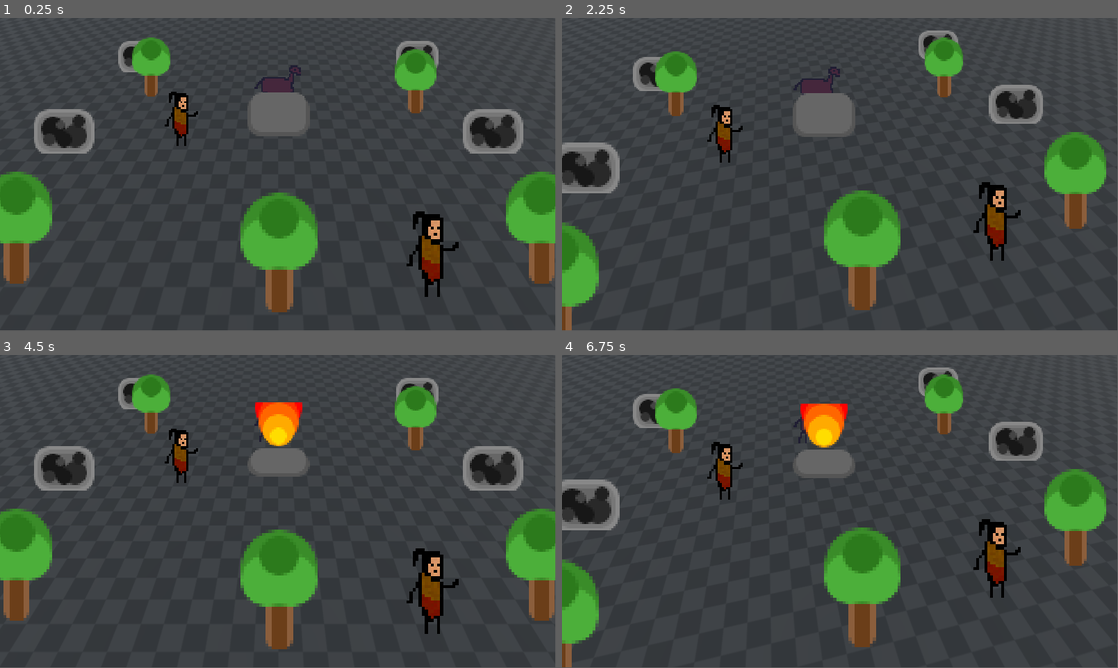
Above: before the commit, frames 1-4 (two rows, left to right).
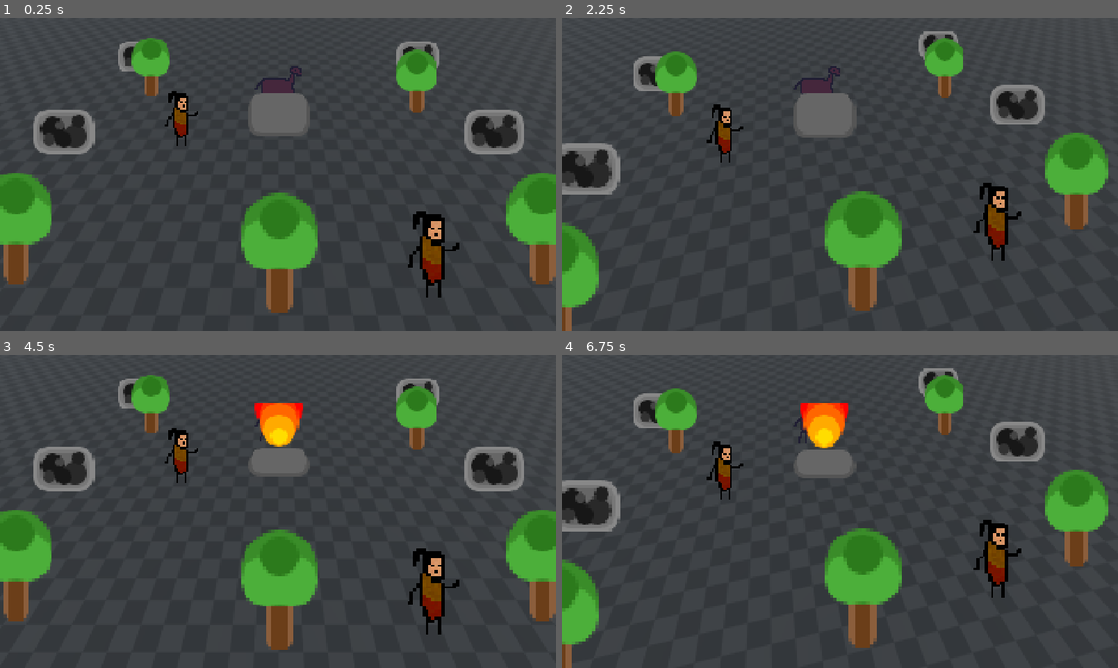
Above: after the commit, the same moments.

Repository: EnesBaytekin/har
Game: Godot game, scene res://scenes/test/test_scene.tscn
The game is run twice, just before and just after one commit, with the same random seed, the same clock (stepped at 60 frames per second) and the same inputs.
Inputs:
- Up to frame 1 (0.25 s): no input
- Up to frame 2 (2.25 s): tap Enter at 0.5, 0.6, 1.35, 2 s; tap Space at 1.25 s; tap 8 at 2.1 s
- Up to frame 3 (4.5 s): tap Enter at 2.3, 3.05, 3.5, 3.8 s; tap Space at 2.75, 4.25 s; tap 9 at 2.85 s; tap 0 at 3.6 s; tap 4 at 4.35 s
- Up to frame 4 (6.75 s): tap Enter at 4.55, 5.1, 5.85 s; tap 8 at 6.6 s
In our replay, the window is 799x449 before the commit and 800x450 after it. These sizes can differ from the game's own. Grey fills any space a smaller window leaves; there, only what the larger window draws over its background counts as a difference.

The runs differ from the first frame. In frame 1, 1.8% of the frame differs, in the area x 0-100%, y 6-95%; in frame 2, 1.5%; in frame 3, 1.9%; in frame 4, 1.6%.

Commit message:
feat: make game fullscreen

Diff:
--- a/project.godot
+++ b/project.godot
@@ -14,6 +14,17 @@
 run/main_scene="res://scenes/test/test_scene.tscn"
 config/features=PackedStringArray("4.6", "GL Compatibility")
 config/icon="res://icon.svg"
+
+[autoload]
+
+global_input="*res://scenes/global/global_input.gd"
+
+[display]
+
+window/size/viewport_width=1920
+window/size/viewport_height=1080
+window/size/mode=3
+window/stretch/mode="canvas_items"
 
 [input]
 
--- /dev/null
+++ b/scenes/global/global_input.gd
@@ -0,0 +1,8 @@
+extends Node
+
+func _input(event: InputEvent) -> void:
+	if event is InputEventKey and event.pressed and not event.echo:
+		var key := int(event.keycode)
+		if key == KEY_F11 or (key == KEY_ENTER and event.alt_pressed):
+			var win := get_window()
+			win.mode = Window.MODE_FULLSCREEN if win.mode == Window.MODE_WINDOWED else Window.MODE_WINDOWED
Not shown, added: scenes/global/global_input.gd.uid
